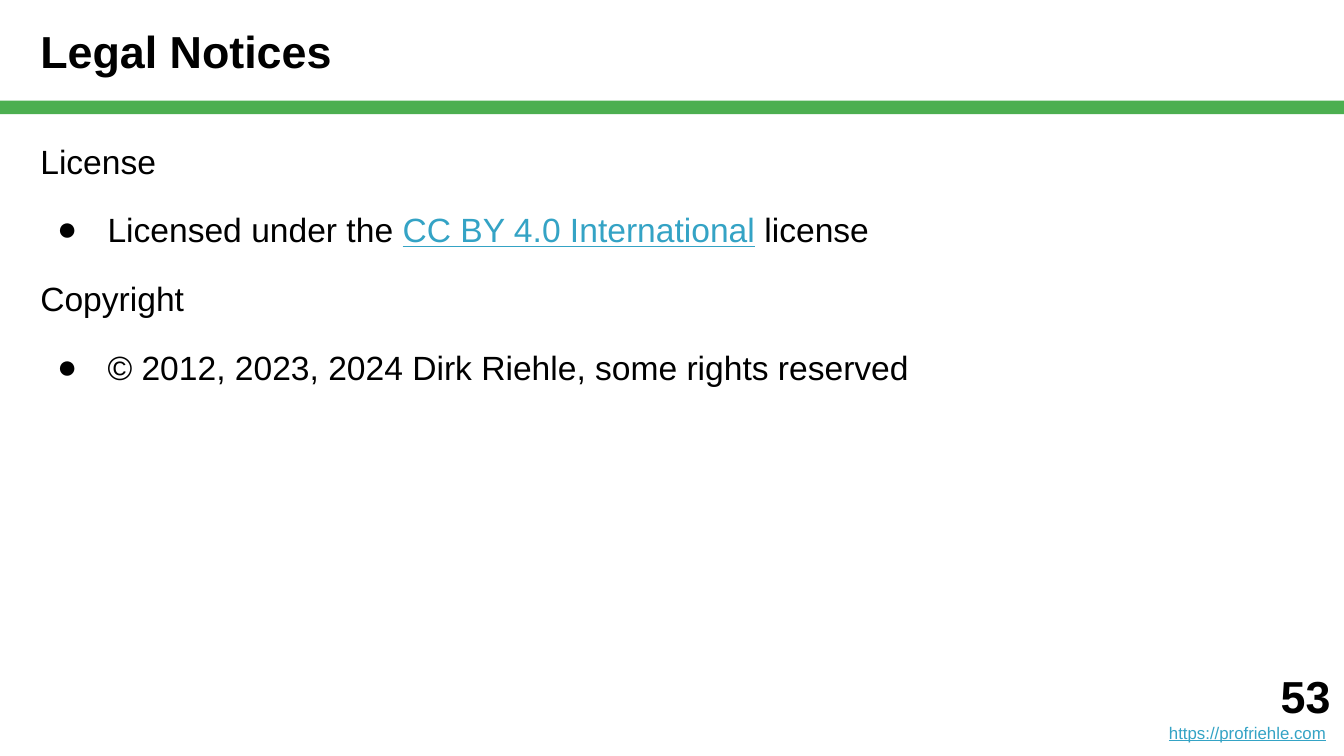
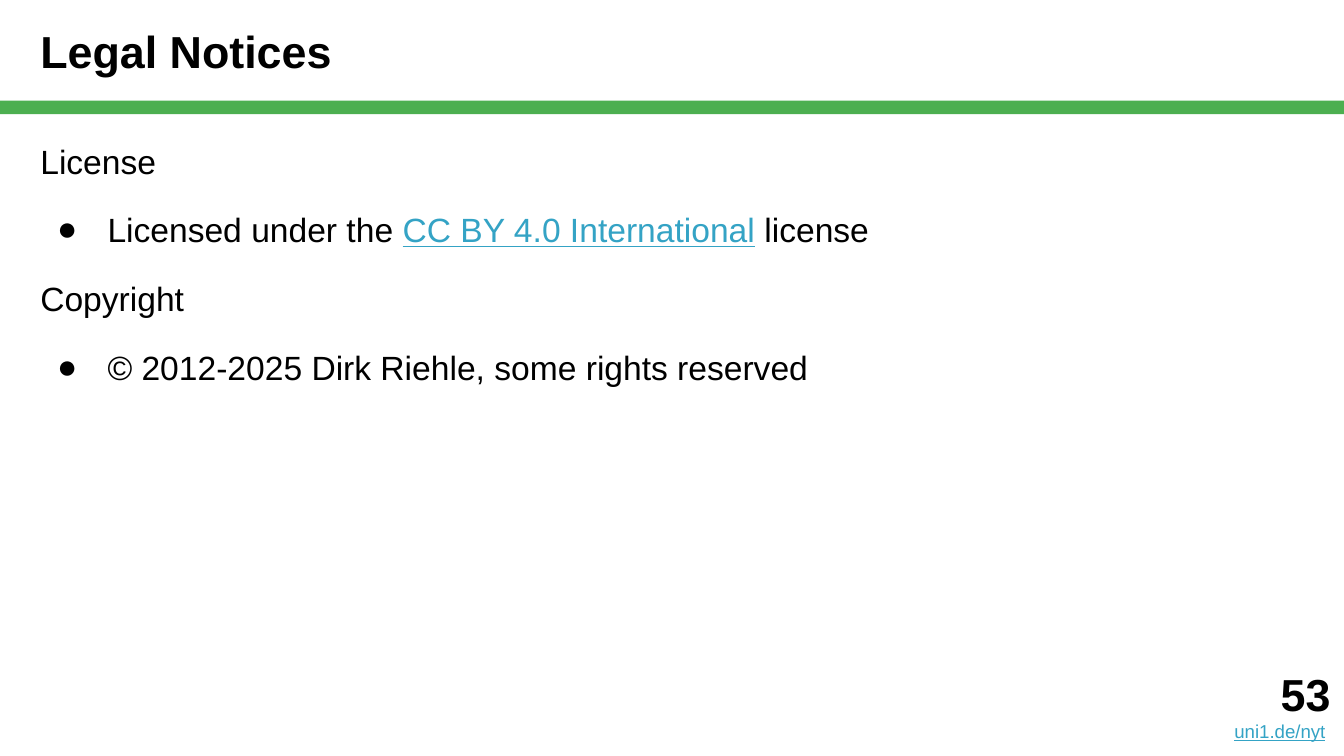
Before and after one commit to dirkriehle/nyt-course, a slide deck: slide 53 of Lecture slides/NYT C04 - Action Research.pptx. Drawn at 1344x756 pixels with LibreOffice and Linux fonts; fonts in the diff are those of the drawing. Boxes give left, top, right and bottom in pixels: in the first picture for what was removed or moved away, otherwise in the second. Text is boxed around its words. In the diff, an @@ line names an element or a change of style, - is before the commit and + after.

```diff
--- a/Lecture slides/NYT C04 - Action Research.pptx
+++ b/Lecture slides/NYT C04 - Action Research.pptx
@@ text at [142, 355, 808, 386]: text changed @@
-● © 2012, 2023, 2024 Dirk Riehle, some rights reserved
+● © 2012-2025 Dirk Riehle, some rights reserved
@@ text at [1234, 724, 1325, 742]: text changed; size 9 to 10 pt @@
-https://profriehle.com
+uni1.de/nyt
```
Also in this commit, not shown: 10 other slides changed, 1 other file.
